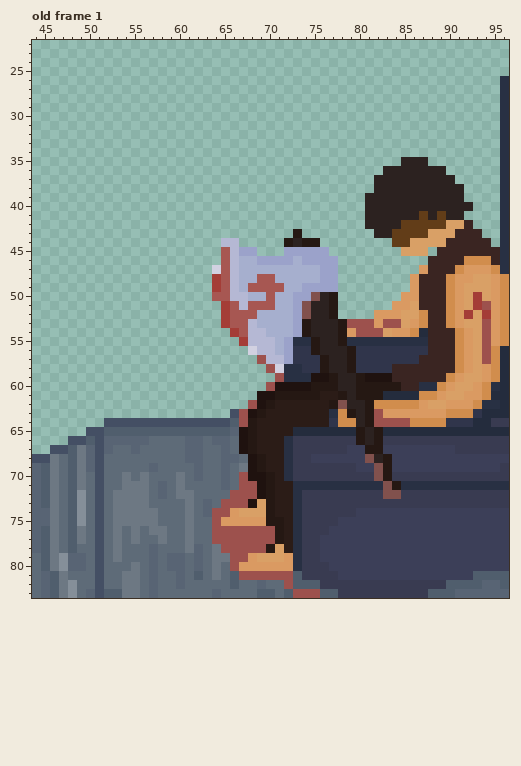
One commit to this pixel-art file: new-game-project/misc art/The throne.aseprite. Above is the file before it was changed.
128x128 pixels, 1 frame. Colours within 5 levels of each other are drawn and written as one. Shown: old frame 1: x 44..96, y 22..83. The commit also changed other frames or places, which this record leaves out.
After:
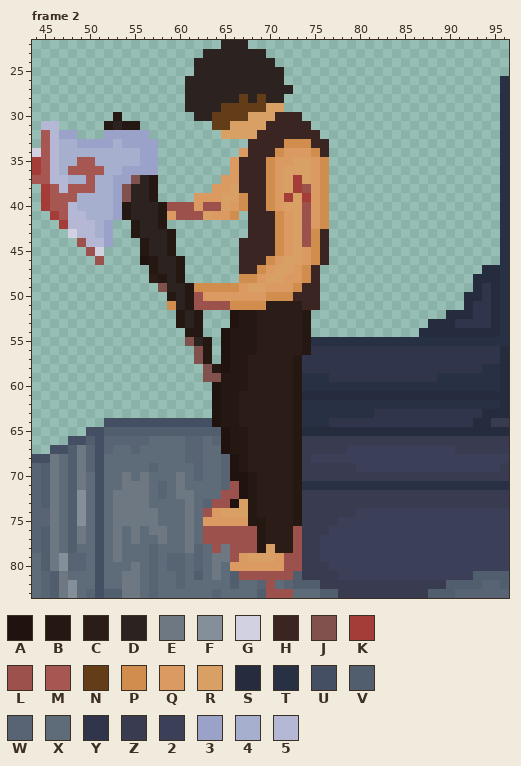
Palette (. is transparent): A #1f120f  B #251813  C #2b1c17  D #2c2220  E #6d7883  F #858f99  G #d2d1e1  H #3a2522  J #81514d  K #a43d37  L #9d514d  M #a75752  N #623d18  P #d18d4d  Q #da9a62  R #d9a066  S #242c3d  T #283043  U #444f64  V #505e6d  W #586474  X #5e6b78  Y #30354b  Z #393b51  2 #3c3f58  3 #9ba2ca  4 #a6afce  5 #b5b8d4
A new or re-ordered frame is compared with the old frame closest to it.
Difference:
frames 1 -> 3
Frame 2 is new; against old frame 1, layer "Man":
y 22: x 65..67 ... -> DDD
y 23: x 63..69 ....... -> DDDDDDD
y 24: x 62..70 ......... -> DDDDDDDDD
y 25: x 62..71 .......... -> DDDDDDDDDD
y 26: x 61..71 ........... -> DDDDDDDDDDD
y 27: x 61..72 ............ -> DDDDDDDDDDDD
y 28: x 61..71 ........... -> DDDDDDNDNDD
y 29: x 61..71 ........... -> DDDDNNNNNRR
y 30: x 53 . -> B; x 62..73 ............ -> DDNNNNRRRHHH
y 31: x 45..46 .. -> 55; x 52..55 .... -> BDBB; x 64..74 ........... -> NNRRRRHHHHH
y 32: x 45..48 .... -> M533; x 52..56 ..... -> 33333; x 65..75 ........... -> RRRRHHHHHHH
y 33: x 45..57 ............. -> M544333343333; x 68..76 ......... -> HHHHPPPHH
y 34: x 44..57 .............. -> GM544444444433; x 67..76 .......... -> QHHHPQQQPH
y 35: x 44..57 .............. -> KM544MM4444433; x 66..76 ........... -> QHHHPQQRRQP; x 85..87 DDD -> ...
y 36: x 44..57 .............. -> KM54MMMM443333; x 66..76 ........... -> QHHHPQRRRQP; x 83..89 DDDDDDD -> .......
y 37: x 44..57 .............. -> MM5544M4433JDB; x 65..76 ............ -> QQHHHPQRKRQP; x 82..90 DDDDDDDDD -> .........
y 38: x 45..57 ............. -> KM5MMM443JDDB; x 64..76 ............. -> QQRHHHPQRKLQP; x 82..91 DDDDDDDDDD -> ..........
y 39: x 45..57 ............. -> KMMM44443JDDB; x 62..76 ............... -> QQQRRPHHPQKRKQP; x 81..91 DDDDDDDDDDD -> ...........
y 40: x 45..76 ................................ -> KMM544443BDDDBLLLQLLRQPHHPQRRLQP; x 81..92 DDDDDDDDDDDD -> ............
y 41: x 46..66 ..................... -> KM554443BDDDBQLLLRQQP; x 68..76 ......... -> HHHPQRLQP; x 81..91 DDDDDDNDNDD -> ...........
y 42: x 47..52 ...... -> K55543; x 55..58 .... -> BDDB; x 68..76 ......... -> HHHPQRLQP; x 81..92 DDDDNNNNNRRH -> ............
y 43: x 48..52 ..... -> G5543; x 55..59 ..... -> BDDDB; x 68..76 .....B... -> HHHPQRLPH; x 82..93 DDNNNNRRRHHH -> ............
y 44: x 49..52 .... -> L553; x 56..59 .... -> BDDB; x 65..76 55.....BDBB. -> ..HHHHPQRLPH; x 84..94 NNRRRRHHHHH -> ...........
y 45: x 50..51 .. -> LG; x 56..59 .... -> BDDB; x 65..76 M533...33333 -> ..HHHHPQRQPH; x 85..87 RRR -> ...; x 89..95 HHHHHHH -> .......
y 46: x 51 . -> L; x 56..60 ..... -> ABDDB; x 65..77 M544333343333 -> ..HHHPQRRQPH.; x 88..95 HHHHPPPH -> ........
y 47: x 57..60 .... -> BDDB; x 64..77 GM544444444433 -> ...HHPQRRQPH..; x 87..95 QHHHPQQQP -> .......SS
y 48: x 57..60 .... -> CBDB; x 64..77 KM544MM4444433 -> ...PPQRRQQPH..; x 86..96 QHHHPQQRRQP -> .......SSST
y 49: x 58..77 ......KM54MMMM443333 -> JDDBPPPPPQRRQQQPHH..; x 86..96 QHHHPQRRRQP -> .......SYST
y 50: x 59..77 .....MM5544M4433JDB -> BDBLQQQQQQQPPPHHH..; x 85..96 QQHHHPQRKRQP -> .......SSYST
y 51: x 59..77 ......KM5MMM443JDDB -> PDBLLLLPPPPCCCCHH..; x 84..96 QQRHHHPQRKLQP -> ........SYYST
y 52: x 60..62 ... -> BDB; x 65..77 KMMM44443JDDB -> .ABBCCCCCB...; x 82..96 QQQRRPHHPQKRKQP -> ........SSSYYST
y 53: x 60..62 ... -> BDB; x 65..73 KMM544443 -> .ABBCCCCC; x 75..96 DDDBLLLQLLRQPHHPQRRLQP -> .............SSSYYYYST
y 54: x 61..62 .. -> BB; x 65..73 .KM554443 -> ABBBCCCCC; x 75..86 DDDBQLLLRQQP -> ............; x 88..96 HHHPQRLQP -> SSSSSSSST
y 55: x 61..63 ... -> JDB; x 65..78 ..K55543TTBDDB -> ABBBCCCCCBTTTT; x 88..96 HHHPQRLQP -> TTTTTTTTT
y 56: x 62..63 .. -> JB; x 65..79 ...G5543YYBDDDB -> ABBBCCCCCBYYYYY; x 88..95 HHHPQRLP -> YYYYYYYY
y 57: x 62..63 .. -> JB; x 65..73 ....L553Y -> ABBCCCCCB; x 76..79 BDDB -> YYYY; x 87..95 HHHHPQRLP -> YYYYYYYYY
y 58: x 63..73 .......LGTT -> JBABBCCCCCB; x 76..79 BDDB -> YYYY; x 84..95 HHHHHHHPQRQP -> YYYYYYYYYYTT
y 59: x 63..73 ........LTT -> JJBBBCCCCCB; x 75..95 AABDDBAAAHHHHHHPQRRQP -> TTYYYYYYYYYYYYTTTTTTT
y 60: x 64..86 ......LAAAABBBDDBBBBBHH -> ABBBCCCCCBTTTTTTTTTTTTT; x 89..94 PQRRQP -> TTTTTT
y 61: x 64..72 .....AABB -> ABBCCCCCC; x 74..82 BBCCBDBBB -> SSSSSSSSS; x 87..94 PPQRRQQP -> SSSSSSSS
y 62: x 64..70 ....LAB -> ABBCCCC; x 73..93 CCCCBJDDBPPPPPQRRQQQP -> BTTTTTTTTTTTTTTTTTTTT
y 63: x 64..69 ..ULAB -> ABBCCC; x 73..76 CCCC -> BTTT; x 78..92 PBDBLQQQQQQQPPP -> TTTTYYYYYYYYYYY
y 64: x 64..68 UUVLB -> ABBCC; x 73..76 CCCC -> BTTT; x 78..89 PPDBLLLLPPPP -> YYYYYYYYYYYY
y 65: x 65..68 VWAB -> ABBC; x 73 S -> B; x 80..82 BDB -> SSS
y 66: x 65..68 WXAB -> ABBC; x 72..73 TZ -> CB; x 80..82 BDB -> ZZZ
y 67: x 65..68 WXAB -> ABBC; x 72..73 TZ -> CB; x 81..82 BB -> 22
y 68: x 66..69 WXAB -> ABCC; x 72..73 TZ -> CB; x 81..83 JDB -> 222
y 69: x 66..69 XEAB -> ABCC; x 72..73 TZ -> CB; x 82..83 JB -> 22
y 70: x 66..70 XLAAB -> AABCC; x 72..73 TZ -> CB; x 82..83 JB -> ZZ
y 71: x 66..70 XLLAB -> LABCC; x 73 T -> B; x 83..84 JB -> TT
y 72: x 65 X -> L; x 67..70 LLAB -> ABCC; x 73 T -> B; x 83..84 JJ -> ZZ
y 73: x 64 X -> L; x 66..70 LLARB -> ARBCC; x 73 T -> B
y 74: x 63..66 WLLQ -> LQRR; x 68..70 RRB -> BCC; x 73 T -> B
y 75: x 63..64 XL -> QQ; x 68..71 QQBB -> BBCC; x 73 T -> B
y 76..77: x 63 X -> L; x 69..71 LLB -> BCC; x 73 T -> L
y 78: x 64..65 EL -> LE; x 69..71 LBR -> BRC; x 73 T -> L
y 79: x 67..68 LQ -> QR; x 71..73 RQT -> QLL
y 80: x 66 L -> Q; x 72..73 QT -> LL
y 82: x 70 X -> L; x 72 L -> W
y 83: x 70..75 VXVLLL -> LLLXXX
Where, in picture pixels (left, top, right, bottom), the same in both pictures:
changed: (32, 40, 509, 598)
